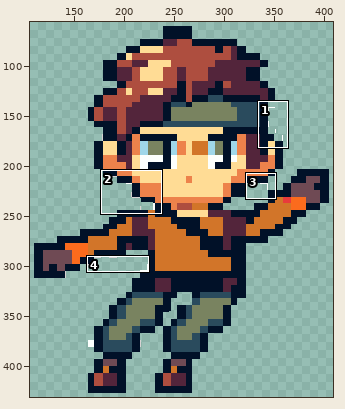
Sprite sheet: Assets/Art/Char swim/pixil-frame-0 (10).png. The first picture is a wide view before the edit; the outline marks the close-up.
Close-up. Before:
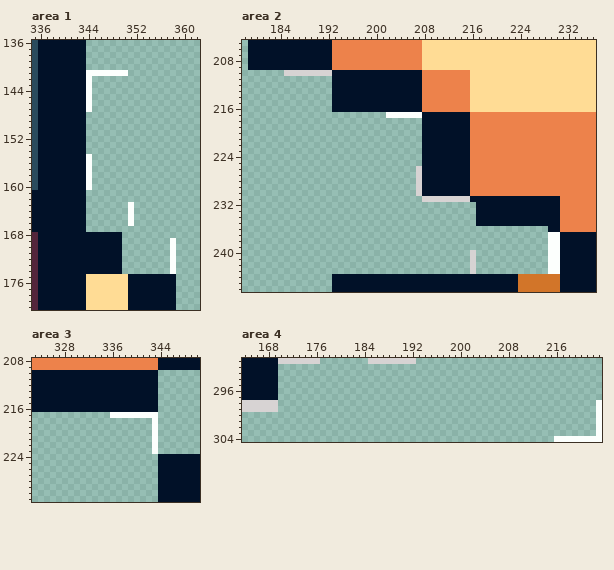
The file is 500x500 pixels. Colours within 5 levels of each other are drawn and written as one. Shown: area 1: x 335..362, y 136..180; area 2: x 178..236, y 205..246; area 3: x 323..350, y 208..231; area 4: x 164..223, y 291..304. The wide view leaves out empty margins. The commit also changed other parts of the picture, which this record leaves out.
New version:
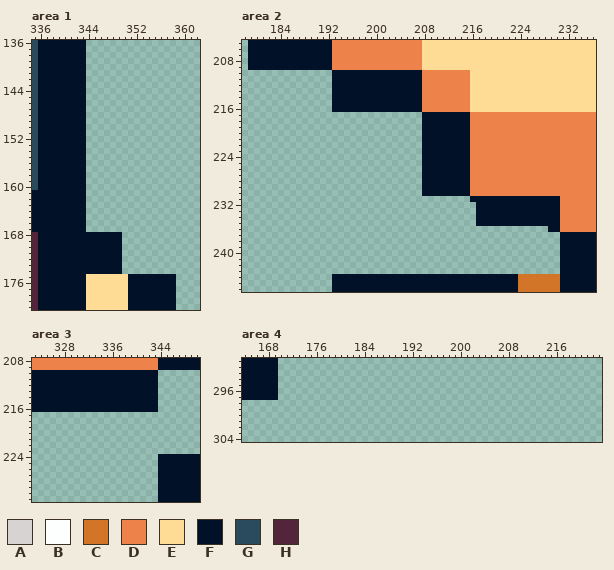
Palette (. is transparent): A #d7d3d3  B #fcfffd  C #d27529  D #ed824b  E #ffdc95  F #011128  G #2a4b5d  H #53253b
The edit:
{"where": "area 1"}
{"y":141,"x":344,"old":"BBBBBBB","new":"......."}
{"y":142,"x":344,"old":"B","new":"."}
{"y":143,"x":344,"old":"B","new":"."}
{"y":144,"x":344,"old":"B","new":"."}
{"y":145,"x":344,"old":"B","new":"."}
{"y":146,"x":344,"old":"B","new":"."}
{"y":147,"x":344,"old":"B","new":"."}
{"y":155,"x":344,"old":"B","new":"."}
{"y":156,"x":344,"old":"B","new":"."}
{"y":157,"x":344,"old":"B","new":"."}
{"y":158,"x":344,"old":"B","new":"."}
{"y":159,"x":344,"old":"B","new":"."}
{"y":160,"x":344,"old":"B","new":"."}
{"y":163,"x":351,"old":"B","new":"."}
{"y":164,"x":351,"old":"B","new":"."}
{"y":165,"x":351,"old":"B","new":"."}
{"y":166,"x":351,"old":"B","new":"."}
{"y":169,"x":358,"old":"B","new":"."}
{"y":170,"x":358,"old":"B","new":"."}
{"y":171,"x":358,"old":"B","new":"."}
{"y":172,"x":358,"old":"B","new":"."}
{"y":173,"x":358,"old":"B","new":"."}
{"y":174,"x":358,"old":"B","new":"."}
{"where": "area 2"}
{"y":210,"x":185,"old":"AAAAAAAA","new":"........"}
{"y":217,"x":202,"old":"BBBBBB","new":"......"}
{"y":226,"x":207,"old":"A","new":"."}
{"y":227,"x":207,"old":"A","new":"."}
{"y":228,"x":207,"old":"A","new":"."}
{"y":229,"x":207,"old":"A","new":"."}
{"y":230,"x":207,"old":"A","new":"."}
{"y":231,"x":208,"old":"AAAAAAAA","new":"........"}
{"y":237,"x":229,"old":"BB","new":".."}
{"y":238,"x":229,"old":"BB","new":".."}
{"y":239,"x":229,"old":"BB","new":".."}
{"y":240,"x":216,"old":"A","new":"."}
{"y":240,"x":229,"old":"BB","new":".."}
{"y":241,"x":216,"old":"A","new":"."}
{"y":241,"x":229,"old":"BB","new":".."}
{"y":242,"x":216,"old":"A","new":"."}
{"y":242,"x":229,"old":"BB","new":".."}
{"y":243,"x":216,"old":"A","new":"."}
{"y":243,"x":229,"old":"BB","new":".."}
{"where": "area 3"}
{"y":217,"x":336,"old":"BBBBBBBB","new":"........"}
{"y":218,"x":343,"old":"B","new":"."}
{"y":219,"x":343,"old":"B","new":"."}
{"y":220,"x":343,"old":"B","new":"."}
{"y":221,"x":343,"old":"B","new":"."}
{"y":222,"x":343,"old":"B","new":"."}
{"y":223,"x":343,"old":"B","new":"."}
{"where": "area 4"}
{"y":291,"x":170,"old":"AAAAAAA","new":"......."}
{"y":291,"x":185,"old":"AAAAAAAA","new":"........"}
{"y":298,"x":164,"old":"AAAAAA","new":"......"}
{"y":298,"x":223,"old":"B","new":"."}
{"y":299,"x":164,"old":"AAAAAA","new":"......"}
{"y":299,"x":223,"old":"B","new":"."}
{"y":300,"x":223,"old":"B","new":"."}
{"y":301,"x":223,"old":"B","new":"."}
{"y":302,"x":223,"old":"B","new":"."}
{"y":303,"x":223,"old":"B","new":"."}
{"y":304,"x":216,"old":"BBBBBBBB","new":"........"}
